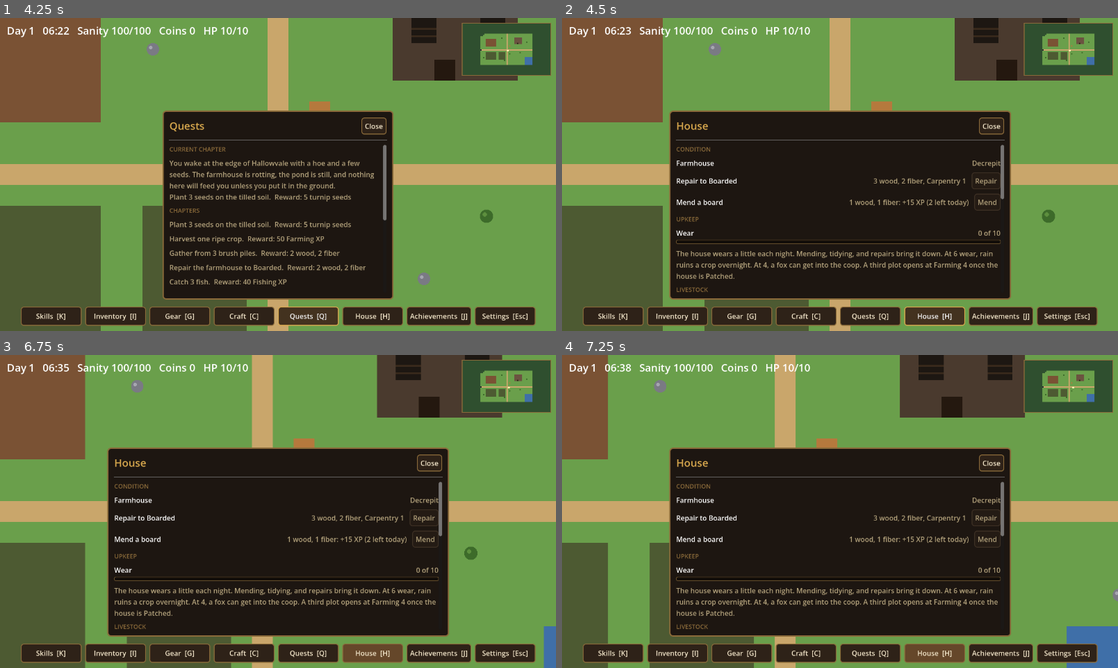
Above: before the commit, frames 1-4 (two rows, left to right).
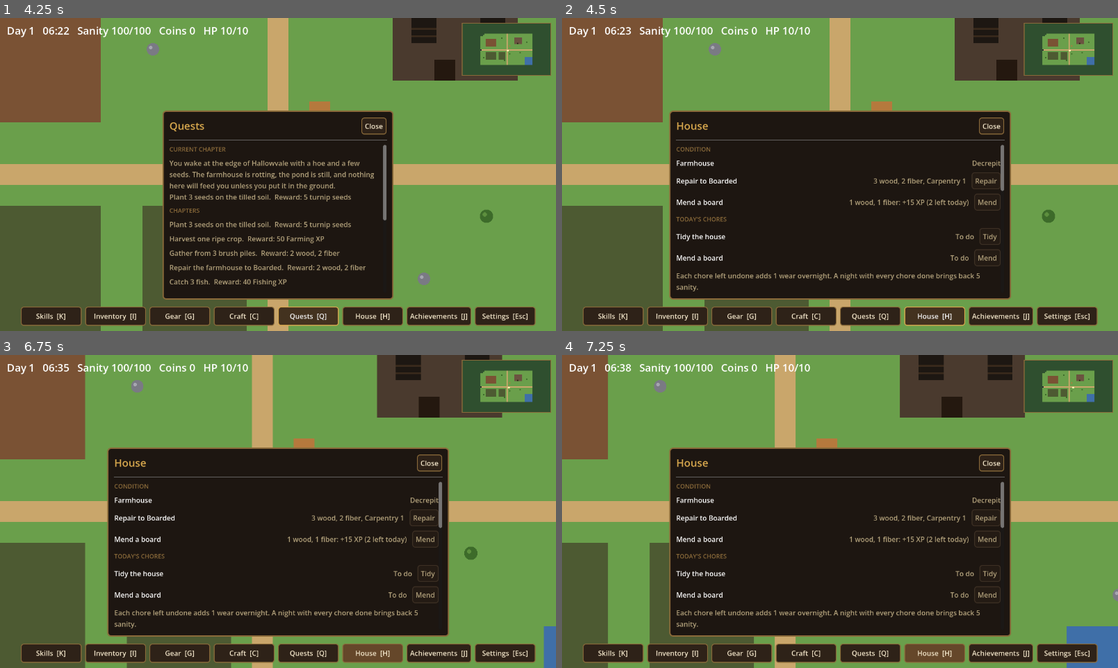
Above: after the commit, the same moments.

Repository: joshj1108/CrowCreekHollow
Game: Godot game, scene res://scenes/main.tscn
Same seed, same stepped clock (60 frames per second), same inputs: the game is played once before the commit and once after it.
Inputs (mouse positions are in pixels of both pictures, inside the frame that each line leads up to):
- Up to frame 1 (4.25 s): click "Skills [K]" at 0.5 s; click "Inventory [I]" at 1.25 s; click "Gear [G]" at 2 s; click "Craft [C]" at 2.75 s; click "Quests [Q]" at 3.5 s
- Up to frame 2 (4.5 s): click "House [H]" at 4.25 s
- Up to frame 3 (6.75 s): click "Achievements [J]" at 5 s; click "Settings [Esc]" at 5.75 s; tap Enter at 6.5 s; move the mouse to (400, 495) at 6.52 s; hold D (move_right) from 6.53 s (still down); tap H (house) at 6.6 s; click (400, 495) at 6.67 s
- Up to frame 4 (7.25 s): keep holding D (move_right); tap Space (use) at 6.8 s

Frame 1 is identical in both runs. In frame 2, 2.2% of the frame differs, in the area x 20-80%, y 54-88%; in frame 3, 2.2%; in frame 4, 2.2%.

Commit message:
Add a daily chore list to house upkeep
Each day the House panel lists its chores: tidy, mend, and feed the hens once
there are any. Chores left undone add wear overnight. A night with every
chore done brings back sanity.

Co-Authored-By: Claude Haiku 5.5 <noreply@anthropic.com>
Claude-Session: https://claude.ai/code/session_016EvHBYyFANDWxunM27u84C

Diff:
--- a/scripts/main.gd
+++ b/scripts/main.gd
@@ -447,6 +447,7 @@
 const WEAR_MEND := 2
 const WEAR_TIDY := 1
 const WEAR_REPAIR := 3
+const WELL_KEPT_SANITY := 5    # sanity back for a night with every chore done
 const WEAR_RUNDOWN := 6       # at this wear, rain ruins a crop overnight
 const WEAR_FOX := 4           # at this wear, a fox can get into the coop
 # Livestock: hens in a coop behind the house. A fed hen lays an egg each morning.
@@ -1484,6 +1485,18 @@
 		"action": "mend",
 		"enabled": _can_mend(),
 	})
+	rows.append({"section": "Today's chores"})
+	for chore in _chore_list():
+		var row := {"name": chore["name"]}
+		if bool(chore["done"]):
+			row["value"] = "Done"
+		else:
+			row["value"] = "To do"
+			row["button"] = chore["button"]
+			row["action"] = chore["action"]
+			row["enabled"] = chore["enabled"]
+		rows.append(row)
+	rows.append({"note": "Each chore left undone adds 1 wear overnight. A night with every chore done brings back %d sanity." % WELL_KEPT_SANITY})
 	rows.append({"section": "Upkeep"})
 	rows.append({"name": "Wear", "value": "%d of %d" % [wear, WEAR_MAX], "progress": float(wear) / float(WEAR_MAX)})
 	rows.append({"note": "The house wears a little each night. Mending, tidying, and repairs bring it down. At %d wear, rain ruins a crop overnight. At %d, a fox can get into the coop. A third plot opens at Farming %d once the house is Patched." % [WEAR_RUNDOWN, WEAR_FOX, PLOT_THREE_LEVEL]})
@@ -3831,11 +3844,30 @@
 	_show_message("You feed the hens.")
 
 
+# The day's chores. Each is done or not. Chores left undone wear the house overnight.
+func _chore_list() -> Array:
+	var chores: Array = []
+	chores.append({"name": "Tidy the house", "done": tidied_day == day, "button": "Tidy", "action": "tidy", "enabled": _can_tidy()})
+	chores.append({"name": "Mend a board", "done": mend_day == day and mends_today > 0, "button": "Mend", "action": "mend", "enabled": _can_mend()})
+	if hens > 0:
+		chores.append({"name": "Feed the hens", "done": hens_fed_day == day, "button": "Feed", "action": "feed_hens", "enabled": _can_feed_hens()})
+	return chores
+
+
 # Runs at the end of each day, before the crops grow: the house wears, hens lay or leave,
 # and rain or a fox may strike. Returns a note for the morning message.
 func _settle_day() -> String:
 	var notes := ""
-	wear = mini(wear + WEAR_PER_NIGHT, WEAR_MAX)
+	var missed := 0
+	for chore in _chore_list():
+		if not bool(chore["done"]):
+			missed += 1
+	wear = mini(wear + WEAR_PER_NIGHT + missed, WEAR_MAX)
+	if missed > 0:
+		notes += " %d chore%s left undone, so the house wears faster." % [missed, "" if missed == 1 else "s"]
+	else:
+		_change_sanity(WELL_KEPT_SANITY)
+		notes += " The house is kept well, and you sleep easier. +%d sanity." % WELL_KEPT_SANITY
 	if hens > 0:
 		if hens_fed_day == day:
 			hen_unfed_days = 0
Not shown, changed: DESIGN.md
